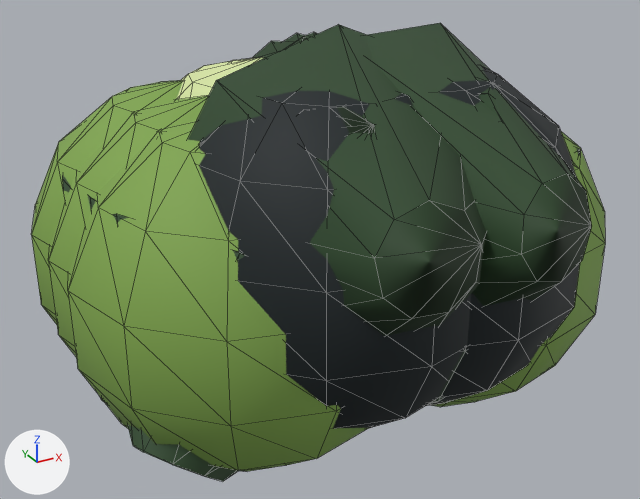
Renders of the glTF model public/models/CicadaStage2.glb from each side of a commit.
The view is the same before and after, from a camera (50 mm lens) standing at (-2.43, -4.37, 2.17) and looking at (-0.08, -0.1, 0.03). The axes (+X, +Y, +Z) are drawn at lower left. The lights are the same throughout. The picture after the commit comes second. Mesh edges are drawn as thin lines. Vertices at exactly the same position are counted once.

In view in the first picture: 'Optimized insect'.
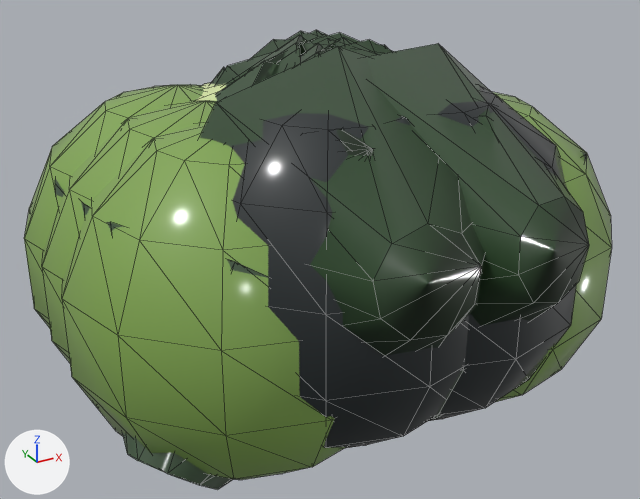
What differs and where, as boxes (x1, y1, x2, y2) in the pictures (640 x 499 px; the box of a moved part takes in the faces that stretch with it):
'Optimized insect', surface changed, reshaped: before (31, 23, 605, 481); after (24, 30, 612, 490)
part 1 of me_complete_articulated_insect_anatomy, moved or reshaped: before (68, 119, 368, 471); after (62, 122, 345, 480)
part 2 of me_complete_articulated_insect_anatomy, moved or reshaped: before (48, 96, 208, 356); after (42, 100, 217, 363)
part 3 of me_complete_articulated_insect_anatomy, moved or reshaped: before (31, 81, 183, 324); after (24, 85, 204, 328)
part 4 of me_complete_articulated_insect_anatomy, moved or reshaped: before (432, 131, 605, 407); after (492, 92, 612, 402)
part 5 of me_complete_articulated_insect_anatomy, moved or reshaped (mostly hidden): before (429, 350, 466, 404); after (428, 369, 464, 421)
part 6 of me_complete_articulated_insect_anatomy, moved or reshaped: before (337, 106, 375, 133); after (336, 129, 373, 156)
part 7 of me_complete_articulated_insect_anatomy, moved or reshaped: before (188, 24, 486, 336); after (199, 47, 485, 356)
part 8 of me_complete_articulated_insect_anatomy, moved or reshaped: before (479, 87, 499, 116); after (478, 109, 496, 136)
part 9 of me_complete_articulated_insect_anatomy, moved or reshaped: before (366, 23, 592, 306); after (367, 44, 589, 326)
part 10 of me_complete_articulated_insect_anatomy, moved or reshaped: before (113, 214, 246, 481); after (107, 222, 269, 490)
part 11 of me_complete_articulated_insect_anatomy, moved or reshaped (mostly hidden): before (87, 195, 104, 402); after (81, 201, 90, 216)
part 12 of me_complete_articulated_insect_anatomy, moved or reshaped (not visible before): after (210, 67, 225, 84)
part 13 of me_complete_articulated_insect_anatomy, moved or reshaped (mostly hidden): before (62, 175, 71, 192); after (55, 179, 64, 197)
part 14 of me_complete_articulated_insect_anatomy, moved or reshaped (mostly hidden): before (576, 148, 580, 156); after (582, 152, 587, 160)
part 15 of me_complete_articulated_insect_anatomy, moved or reshaped: before (177, 32, 580, 428); after (196, 30, 576, 448)

The change, as a list of edits to the scene's bpy script:
```text
Change mat_mat1:
    add mat_mat1.coat_weight = 0.6
Change mat_mat3:
    add mat_mat3.coat_weight = 0.6
Change me_complete_articulated_insect_anatomy:
    used by ob_optimized_insect; location = (0.0, 0.0, 0.0)
    remove me_complete_articulated_insect_anatomy.from_pydata(...)  # 1566 vertices, 2920 faces; spans x -1.62..1.62, y -1.64..1.48, z -1.0..1.41
    add me_complete_articulated_insect_anatomy.from_pydata(...)  # 1566 vertices, 2920 faces; spans x -1.66..1.66, y -1.63..1.5, z -1.03..1.3
    me_complete_articulated_insect_anatomy part 1: the loose piece of 74 vertices spanning x -1.62..0.32, y -1.3..0.66, z -1.0..1.0 is moved by (-0.04, -0.02, -0.03)
    me_complete_articulated_insect_anatomy part 2: the loose piece of 74 vertices spanning x -1.62..0.32, y -0.89..1.06, z -1.0..1.0 is moved by (-0.04, 0.0, -0.03)
    me_complete_articulated_insect_anatomy part 3: the loose piece of 74 vertices spanning x -1.62..0.32, y -0.48..1.47, z -1.0..1.0 is moved by (-0.04, 0.03, -0.03)
    me_complete_articulated_insect_anatomy part 4: the loose piece of 74 vertices spanning x -0.32..1.62, y -1.3..0.66, z -1.0..1.0 is moved by (0.04, -0.02, -0.03)
    me_complete_articulated_insect_anatomy part 5: the loose piece of 74 vertices spanning x -0.97..0.97, y -1.42..0.53, z -0.79..1.21 is moved by (0.0, 0.01, -0.11)
    me_complete_articulated_insect_anatomy part 6: the loose piece of 18 vertices spanning x -0.97..0.77, y -1.31..0.31, z -0.45..1.14 is moved by (0.0, 0.01, -0.11)
    me_complete_articulated_insect_anatomy part 7: the loose piece of 18 vertices spanning x -1.18..0.78, y -1.63..-0.37, z -0.51..1.41 is moved by (0.0, 0.01, -0.11)
    me_complete_articulated_insect_anatomy part 8: the loose piece of 18 vertices spanning x -0.77..0.97, y -1.26..0.36, z -0.45..1.13 is moved by (0.0, 0.01, -0.11)
    me_complete_articulated_insect_anatomy part 9: the loose piece of 18 vertices spanning x -0.75..1.19, y -1.64..-0.38, z -0.56..1.36 is moved by (0.0, 0.01, -0.11)
    me_complete_articulated_insect_anatomy part 10: the loose piece of 18 vertices spanning x -1.44..0.16, y -1.27..0.57, z -0.92..0.64 is moved by (-0.04, -0.02, -0.03)
    me_complete_articulated_insect_anatomy part 11: the loose piece of 18 vertices spanning x -1.46..0.14, y -0.91..1.03, z -0.95..0.61 is moved by (-0.04, 0.01, -0.03)
    me_complete_articulated_insect_anatomy part 12: the loose piece of 18 vertices spanning x -1.21..0.01, y -0.51..1.43, z -0.88..1.06 is moved by (-0.04, 0.03, -0.03)
    me_complete_articulated_insect_anatomy part 13: the loose piece of 18 vertices spanning x -1.46..0.1, y -0.49..1.42, z -0.94..0.6 is moved by (-0.04, 0.03, -0.03)
    me_complete_articulated_insect_anatomy part 14: the loose piece of 18 vertices spanning x -0.13..1.46, y -1.21..0.63, z -0.92..0.65 is moved by (0.04, -0.02, -0.03)
    me_complete_articulated_insect_anatomy part 15: 630 of 1566 vertices moved; they spanned x -1.23..1.45, y -1.5..1.48, z -0.94..1.26 and now span x -1.25..1.48, y -1.49..1.5, z -0.99..1.27; mean shift (0.0, 0.0, -0.05); largest move (-0.26, 0.26, -0.39) -> (-0.26, 0.26, -0.5)
    other edits to the shape of me_complete_articulated_insect_anatomy do not show in these pictures
```
